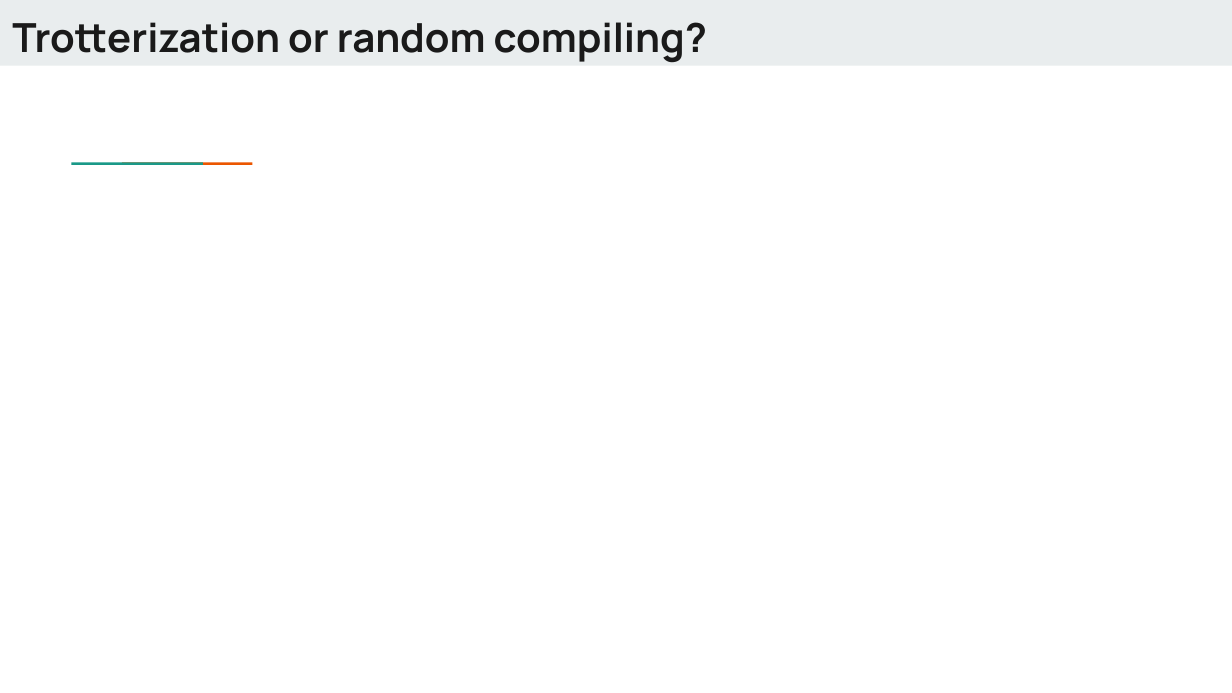
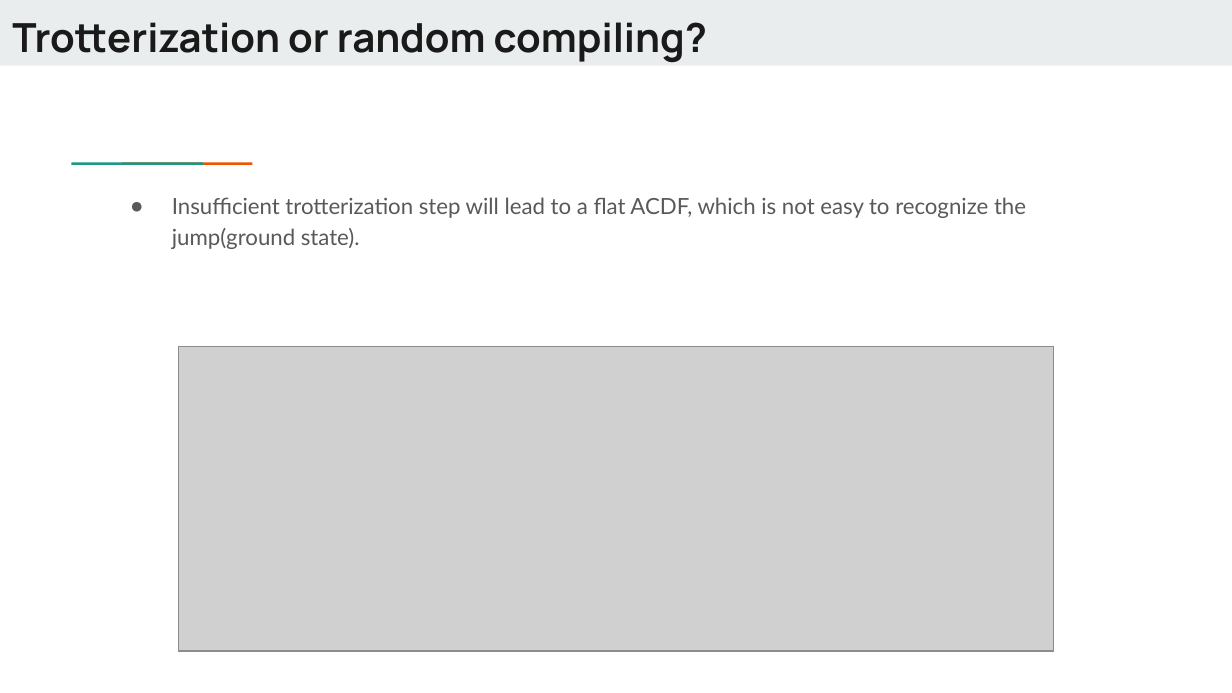
Before and after one commit to Dran-Z/QHack2023-SunnyDelft, a slide deck: slide 7 of QHack-SunnyDelft.pptx. Drawn at 1232x693 pixels with LibreOffice and Linux fonts; fonts in the diff are those of the drawing; grey boxes stand for pictures. Boxes give left, top, right and bottom in pixels: in the first picture for what was removed or moved away, otherwise in the second. Text is boxed around its words. In the diff, an @@ line names an element or a change of style, - is before the commit and + after.

```diff
--- a/QHack-SunnyDelft.pptx
+++ b/QHack-SunnyDelft.pptx
@@ text added at (172,197,1026,249), 13 pt, text #595959 @@
+● Insufficient trotterization step will lead to a flat ACDF, which is not easy to recognize the jump(ground state).
@@ picture added at (179,346,1053,650) @@
```
Also in this commit, not shown: 2 other slides changed, 2 other files.
